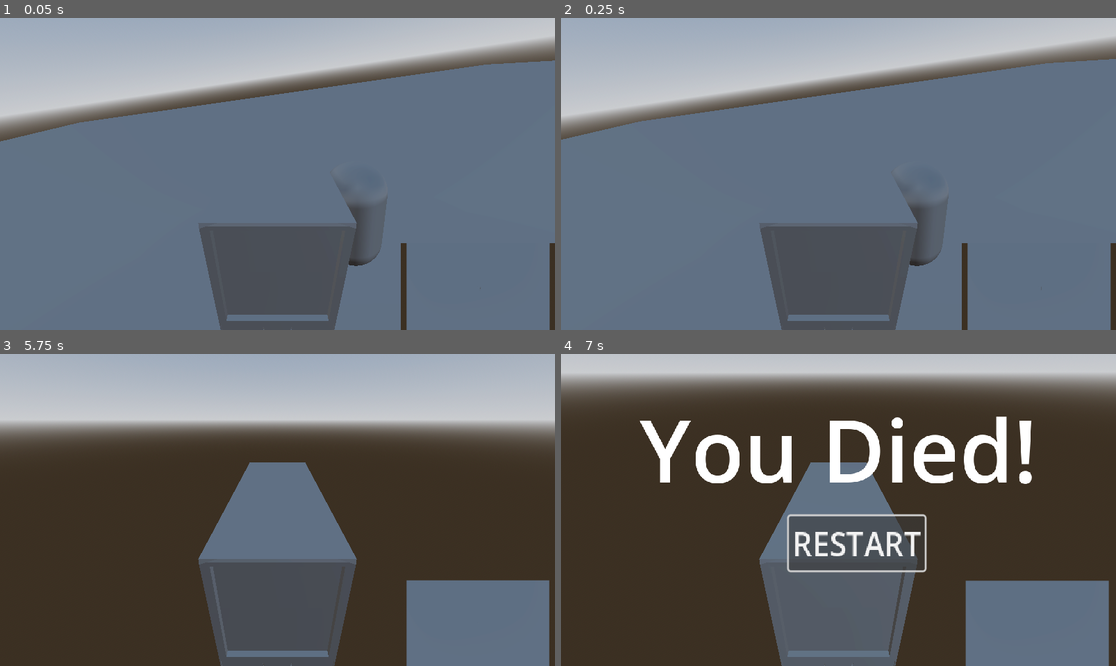
Above: before the commit, frames 1-4 (two rows, left to right).
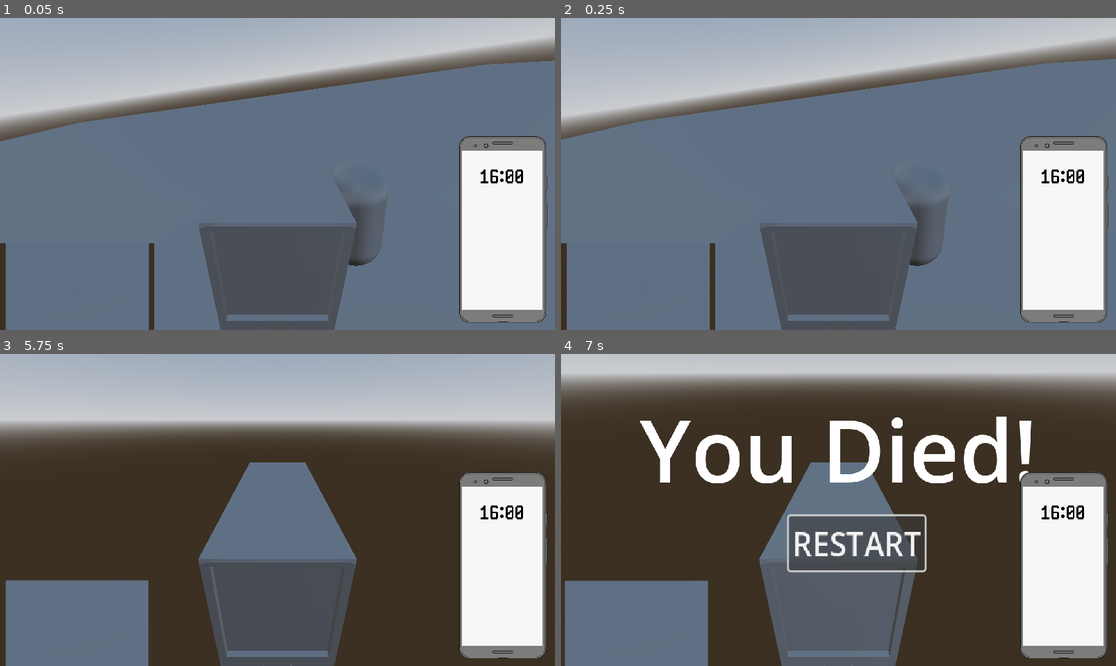
Above: after the commit, the same moments.

Repository: Fatsermint/moon-signal
Game: Godot game, scene res://node_3d.tscn
Same seed, same stepped clock (60 frames per second), same inputs: the game is played once before the commit and once after it.
Inputs (mouse positions are in pixels of both pictures, inside the frame that each line leads up to):
- Up to frame 1 (0.05 s): no input
- Up to frame 2 (0.25 s): no input
- Up to frame 3 (5.75 s): tap Enter at 0.5, 3.5 s; move the mouse to (305, 510) at 0.52 s; hold W (up) from 0.53 s (still down); tap Alt every 1.5 s from 0.6 to 5.1 s; move the mouse to (249, 510) at 1.27 s; tap Shift at 1.35, 2.85, 4.35 s; tap Space at 2 s; move the mouse to (288, 503) at 2.02 s; move the mouse to (271, 516) at 2.77 s; move the mouse to (316, 513) at 3.52 s; move the mouse to (233, 506) at 4.27 s; move the mouse to (283, 510) at 5.02 s
- Up to frame 4 (7 s): move the mouse to (816, 503) at 5.77 s; release W (up) at 5.78 s; hold D (right) 5.78-6.5 s; tap Shift at 5.85 s; click "RESTART" at 6.5 s

The runs differ from the first frame. In frame 1, 10% of the frame differs, in the area x 0-100%, y 37-100%; in frame 2, 10%; in frame 3, 20%; in frame 4, 20%, in the area x 0-99%, y 37-100%.

Commit message:
added phone

Diff:
--- a/node_3d.tscn
+++ b/node_3d.tscn
@@ -1,8 +1,10 @@
-[gd_scene load_steps=12 format=3 uid="uid://ctjvfmk1d8mry"]
+[gd_scene load_steps=14 format=3 uid="uid://ctjvfmk1d8mry"]
 
 [ext_resource type="PackedScene" uid="uid://joqmm2ap1yxv" path="res://control.tscn" id="1_a202f"]
 [ext_resource type="Script" uid="uid://bi6au868713cj" path="res://sub_viewport_container.gd" id="2_noarx"]
 [ext_resource type="PackedScene" uid="uid://c0m76fgiv7257" path="res://car.tscn" id="3_a0tk4"]
+[ext_resource type="PackedScene" uid="uid://ddhhboe0746ov" path="res://phone.tscn" id="4_r3fl7"]
+[ext_resource type="FontFile" uid="uid://b165l5ab5wc0q" path="res://addons/pixelFont-7-8x14-sproutLands.ttf" id="5_jka67"]
 
 [sub_resource type="ProceduralSkyMaterial" id="ProceduralSkyMaterial_4xowi"]
 sky_horizon_color = Color(0.66224277, 0.6717428, 0.6867428, 1)
@@ -138,8 +140,9 @@
 anchor_top = 1.0
 anchor_right = 1.0
 anchor_bottom = 1.0
-offset_left = -40.0
-offset_top = -40.0
+offset_left = -1152.0
+offset_top = -180.0
+offset_right = -832.0
 grow_horizontal = 0
 grow_vertical = 0
 stretch = true
@@ -156,4 +159,35 @@
 [node name="Car" parent="." instance=ExtResource("3_a0tk4")]
 transform = Transform3D(3, 0, 0, 0, 3, 0, 0, 0, 3, 0.9515151, 2.5986009, 0)
 
+[node name="Phone" parent="." instance=ExtResource("4_r3fl7")]
+offset_left = 771.99994
+offset_top = 433.99997
+offset_right = 772.0
+offset_bottom = 434.0
+scale = Vector2(0.3200006, 0.3200006)
+
+[node name="MarginContainer" type="MarginContainer" parent="Phone"]
+layout_mode = 0
+offset_left = 584.374
+offset_top = -493.74893
+offset_right = 624.374
+offset_bottom = -453.74893
+scale = Vector2(13.124978, 25.749947)
+
+[node name="Label" type="Label" parent="Phone"]
+modulate = Color(0, 0, 0, 1)
+top_level = true
+texture_filter = 1
+layout_mode = 0
+offset_left = 998.0
+offset_top = 307.0
+offset_right = 1044.0
+offset_bottom = 330.0
+scale = Vector2(2, 2)
+theme_override_fonts/font = ExtResource("5_jka67")
+theme_override_font_sizes/font_size = 18
+text = "16:00"
+horizontal_alignment = 1
+vertical_alignment = 1
+
 [connection signal="body_entered" from="Area3D" to="Area3D" method="_on_body_entered"]
--- /dev/null
+++ b/phone.tscn
@@ -0,0 +1,29 @@
+[gd_scene load_steps=2 format=3 uid="uid://ddhhboe0746ov"]
+
+[ext_resource type="Texture2D" uid="uid://ol0e55jga10" path="res://addons/white-mobile-phone-outline-digital-device-vector-illustration.png" id="1_lnqov"]
+
+[node name="Phone" type="Control"]
+layout_mode = 3
+anchors_preset = 15
+anchor_right = 1.0
+anchor_bottom = 1.0
+grow_horizontal = 2
+grow_vertical = 2
+
+[node name="TextureRect" type="TextureRect" parent="."]
+modulate = Color(0.48570347, 0.48570353, 0.48570347, 1)
+layout_mode = 0
+offset_left = 185.0
+offset_top = -984.0
+offset_right = 1518.0
+offset_bottom = 1016.0
+texture = ExtResource("1_lnqov")
+
+[node name="ColorRect" type="ColorRect" parent="."]
+layout_mode = 0
+offset_left = 1107.0
+offset_top = -493.99994
+offset_right = 2440.0
+offset_bottom = 1506.0
+scale = Vector2(-0.392, 0.515)
+color = Color(0.9691369, 0.9691369, 0.9691368, 1)
Binary file added: addons/pixelFont-7-8x14-sproutLands.ttf
Not shown, added: addons/pixelFont-7-8x14-sproutLands.ttf.import
Binary file added: addons/white-mobile-phone-outline-digital-device-vector-illustration.png
Not shown, added: addons/white-mobile-phone-outline-digital-device-vector-illustration.png.import
